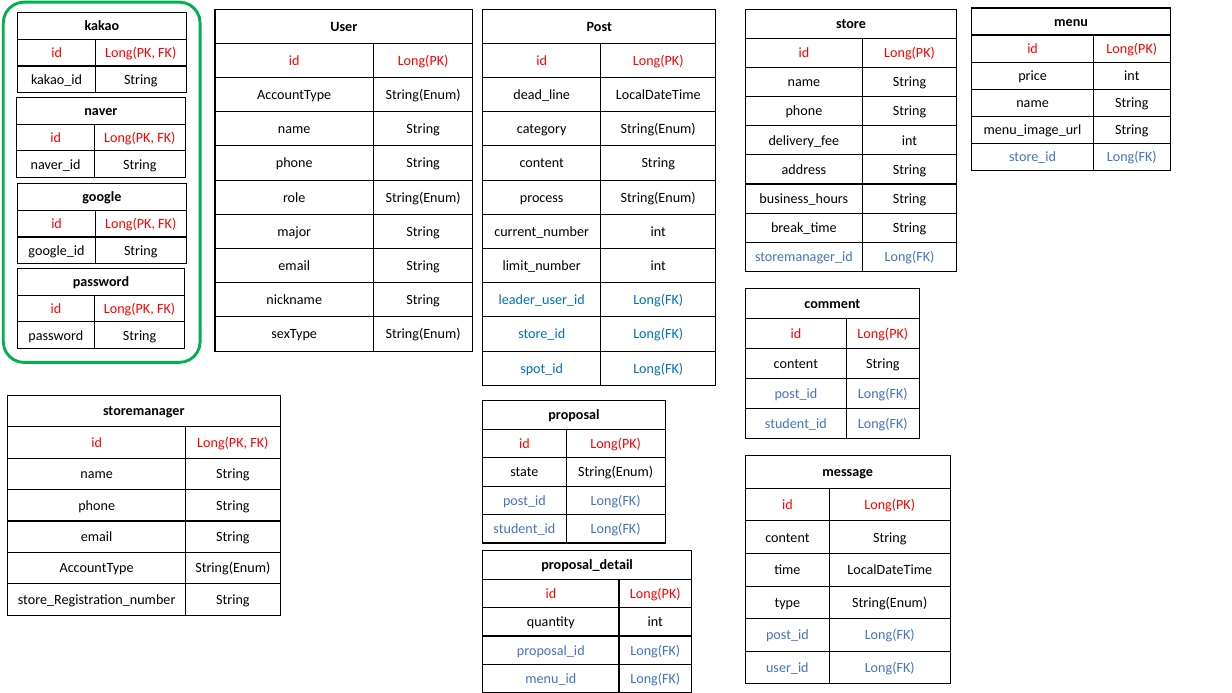
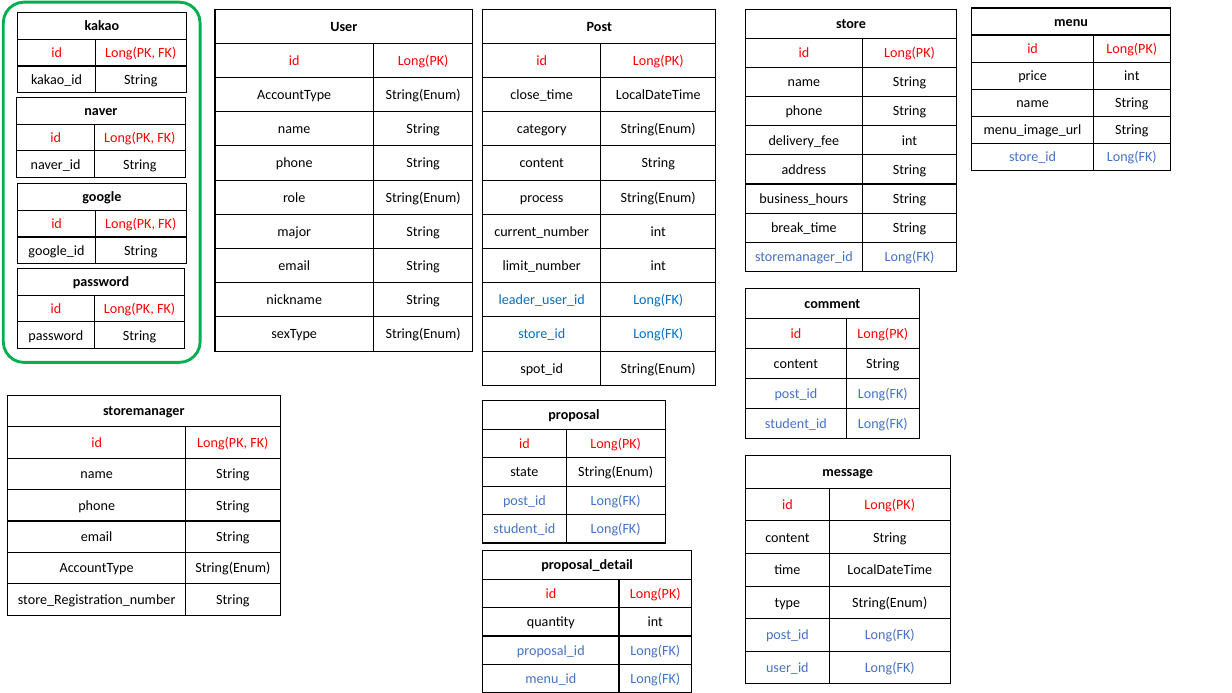
Before and after one commit to 1-n-Fee/1-n-Server, a slide deck: slide 1 of DB 설계.pptx. Drawn at 1232x693 pixels with LibreOffice and Linux fonts; fonts in the diff are those of the drawing. Boxes give left, top, right and bottom in pixels: in the first picture for what was removed or moved away, otherwise in the second. Text is boxed around its words. In the diff, an @@ line names an element or a change of style, - is before the commit and + after.

```diff
--- a/DB 설계.pptx
+++ b/DB 설계.pptx
@@ table at (482,9,716,385) @@
-row 3, column 1: dead_line
+row 3, column 1: close_time
-row 11, column 2: Long(FK)
+row 11, column 2: String(Enum)
@@ text colour #0070C0 to #000000 in "spot_id" @@
```
Also in this commit, not shown: 7 other files.
